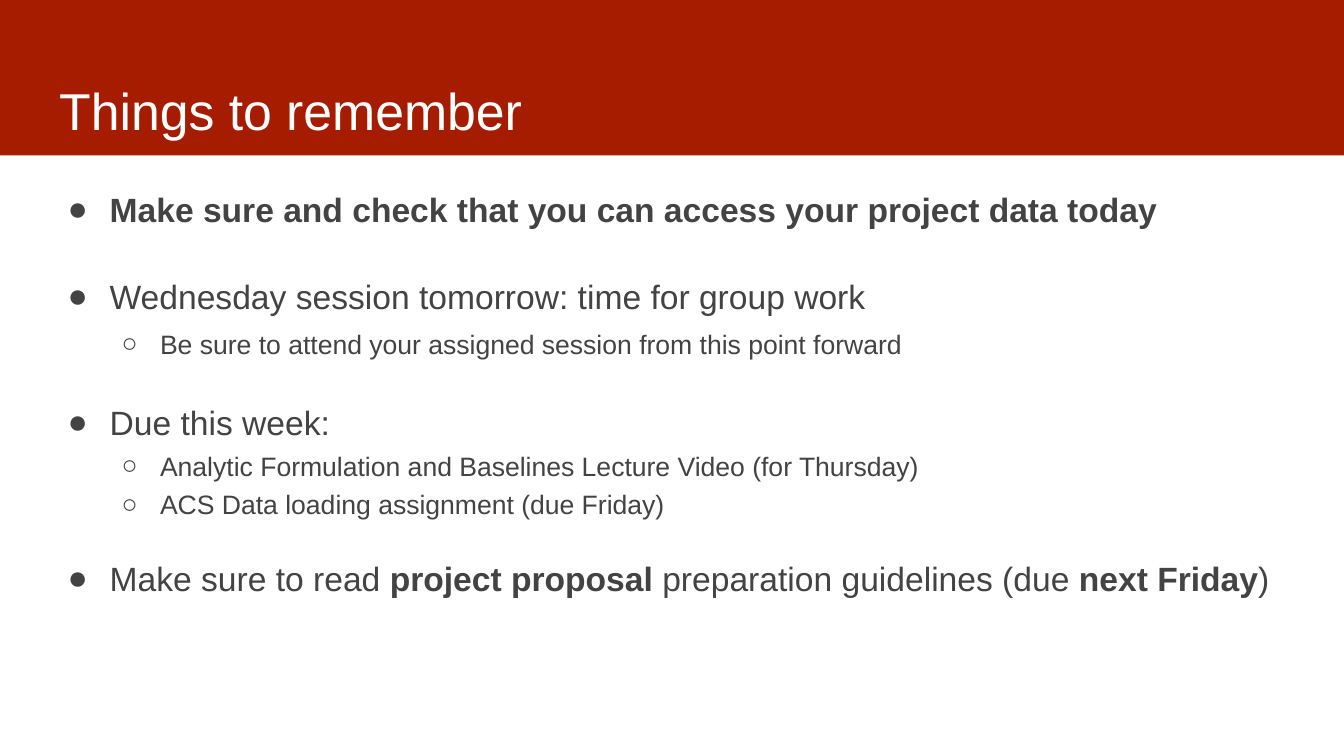
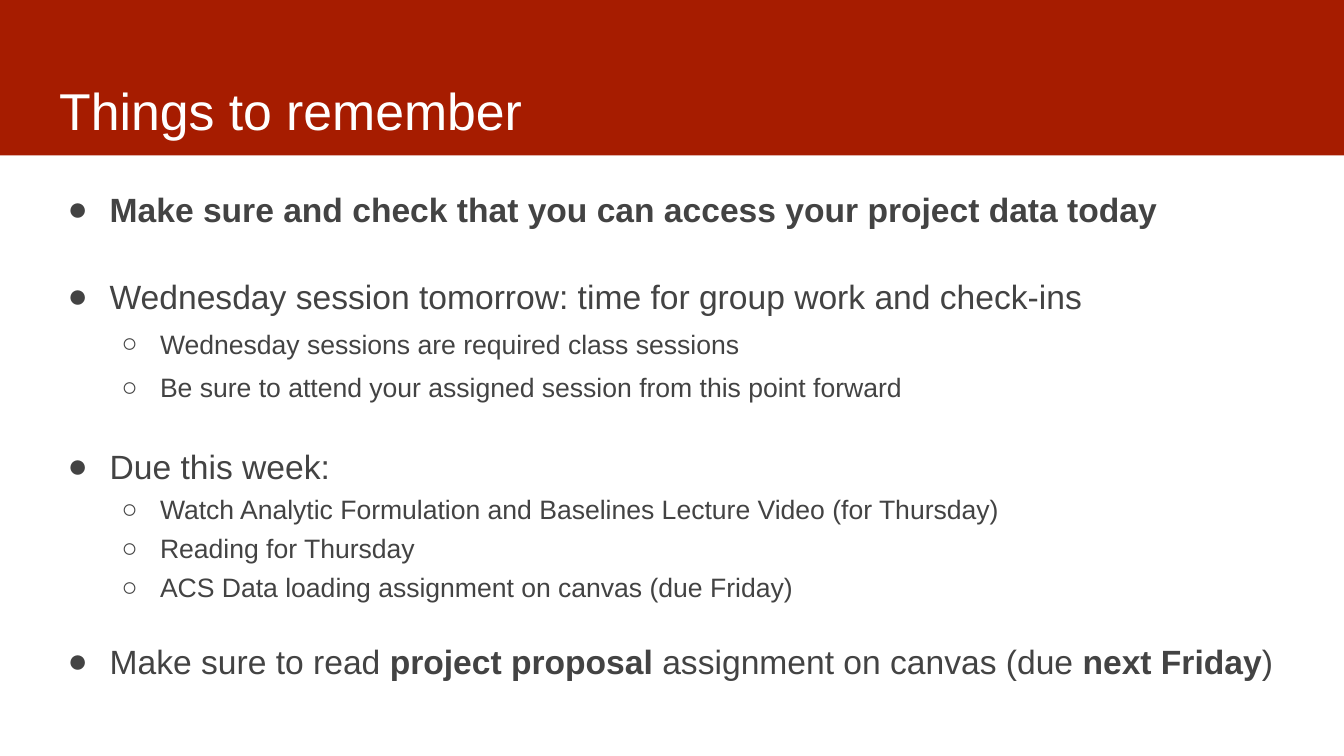
Before and after one commit to dssg/mlforpublicpolicylab, a slide deck: slide 14 of 03 - Data Exploration, Analytical Formulation, and Baselines/data-exploration.pptx. Drawn at 1344x756 pixels with LibreOffice and Linux fonts; fonts in the diff are those of the drawing. Boxes give left, top, right and bottom in pixels: in the first picture for what was removed or moved away, otherwise in the second. Text is boxed around its words. In the diff, an @@ line names an element or a change of style, - is before the commit and + after.

Commit message:
small slide updates

```diff
--- a/03 - Data Exploration, Analytical Formulation, and Baselines/data-exploration.pptx
+++ b/03 - Data Exploration, Analytical Formulation, and Baselines/data-exploration.pptx
@@ text at (110, 284, 1082, 359): text changed @@
-● Wednesday session tomorrow: time for group work
+● Wednesday session tomorrow: time for group work and check-ins
+  ○ Wednesday sessions are required class sessions
@@ text at (110, 499, 1273, 681): text changed @@
-  ○ Analytic Formulation and Baselines Lecture Video (for Thursday)
-  ○ ACS Data loading assignment (due Friday)
-● Make sure to read project proposal preparation guidelines (due next Friday)
+  ○ Watch Analytic Formulation and Baselines Lecture Video (for Thursday)
+  ○ Reading for Thursday
+  ○ ACS Data loading assignment on canvas (due Friday)
+● Make sure to read project proposal assignment on canvas (due next Friday)
```
Also in this commit, not shown: 2 other slides changed.
